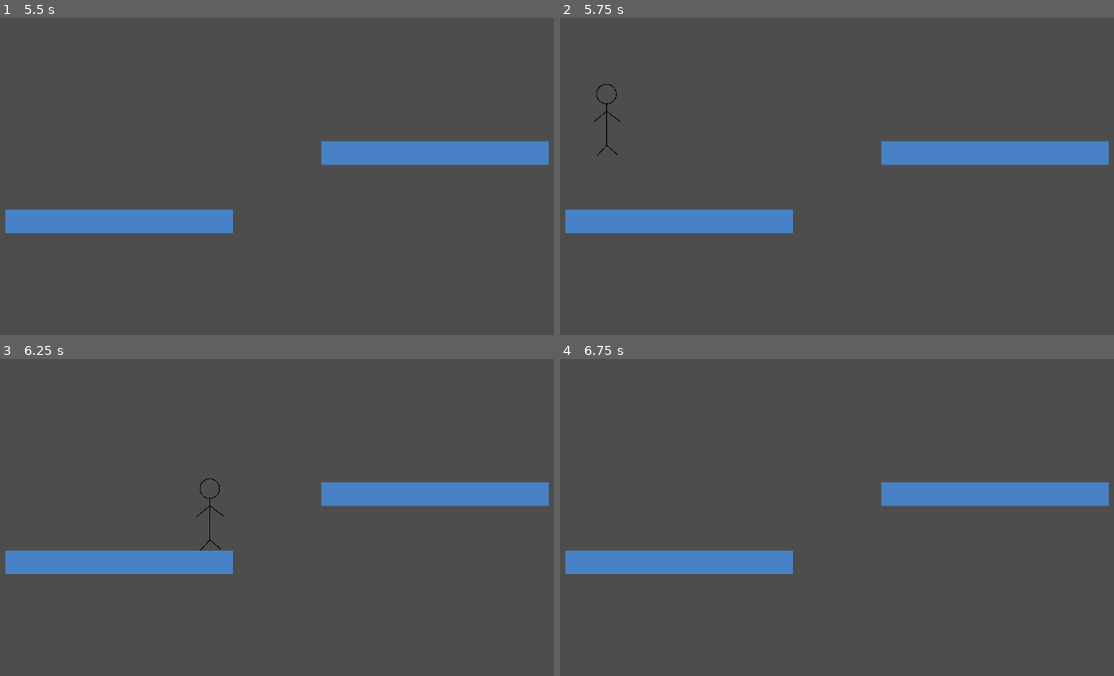
Above: before the commit, frames 1-4 (two rows, left to right).
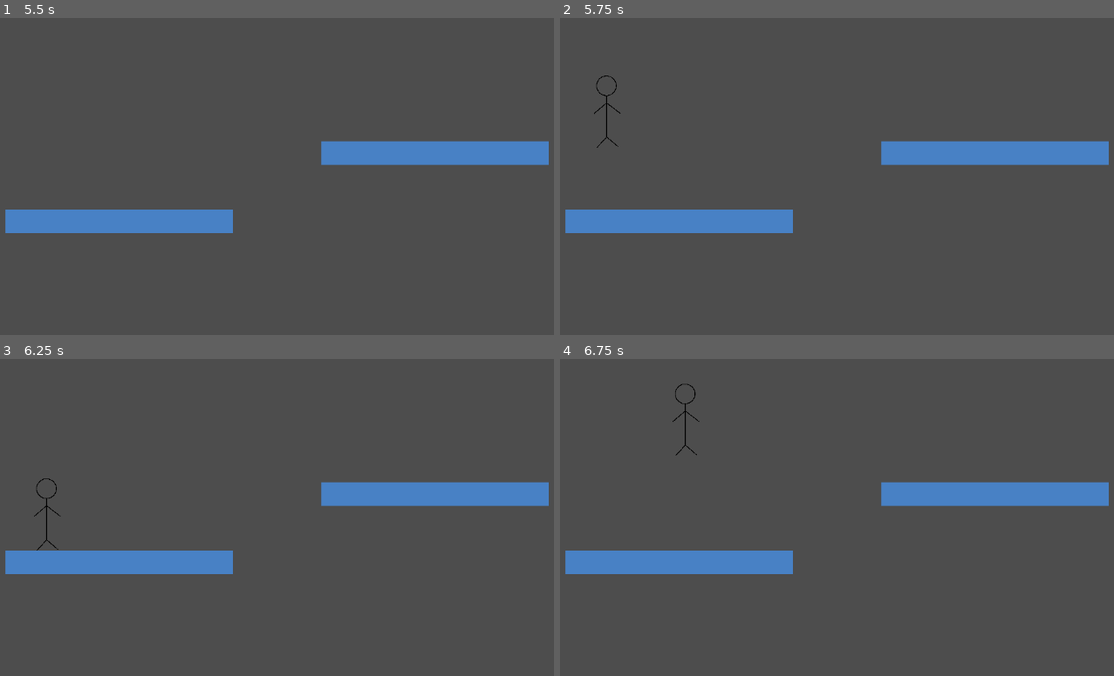
Above: after the commit, the same moments.

Repository: JuvenalSantiso/GameJam_TIRO
Game: Godot game, scene res://ui/main_menu.tscn
Same seed, same stepped clock (60 frames per second), same inputs: the game is played once before the commit and once after it.
Inputs:
- Up to frame 1 (5.5 s): click "Time Is Running Out" at 0.5 s; tap Enter at 1.25, 4.25 s; hold D (right) 1.28-2.78 s; tap Space (jump) at 1.35, 1.52, 1.82, 2.1, 2.27, 2.57, 2.85, 3.5, 3.6, 3.77, 4.07, 4.35, 4.52, 4.82, 5, 5.1, 5.27 s; hold A (left) 2.78-3.53 s; hold D (right) 3.53-5.03 s; hold A (left) from 5.03 s (still down)
- Up to frame 2 (5.75 s): keep holding A (left); tap Space (jump) at 5.57 s
- Up to frame 3 (6.25 s): release A (left) at 5.78 s; hold D (right) from 5.78 s (still down); tap Space (jump) at 5.85 s
- Up to frame 4 (6.75 s): release D (right) at 6.53 s; hold A (left) from 6.53 s (still down); tap Space (jump) at 6.6 s

Frame 1 is identical in both runs. In frame 2, 0.1% of the frame differs, in the area x 6-11%, y 18-44%; in frame 3, 0.2%, in the area x 6-41%, y 37-61%; in frame 4, less than 0.1%.

Commit message:
Fix la pila

Diff:
--- a/player/scripts/Actions.gd
+++ b/player/scripts/Actions.gd
@@ -9,6 +9,8 @@
 	var elapsed_time: float
 	var delta: float
 
+
+
 func capture_input(action: String, delta: float):
 	elapsed_time += delta
 
--- a/player/scripts/player.gd
+++ b/player/scripts/player.gd
@@ -5,6 +5,9 @@
 
 const SPEED = 300.0
 const JUMP_VELOCITY = -600.0
+
+var savedActions : Array[ActionFrame] = []
+var death = false
 
 # Get the gravity from the project settings to be synced with RigidBody nodes.
 var gravity = ProjectSettings.get_setting("physics/2d/default_gravity")
@@ -48,28 +51,50 @@
 	death_timer.start()
 
 func _physics_process(delta):
+	if (!death):
+		read_from_player(delta)
+	else:
+		read_from_buffer(delta)
+
+	move_and_slide()
+
+func read_from_player(delta) -> void:
+	var newFrameAction : ActionFrame = ActionFrame.new()
+
 	if not is_on_floor():
 		velocity.y += gravity * delta
 
 	if Input.is_action_just_pressed("jump") and is_on_floor():
-		buffer_actions.capture_input("jump", delta)
+		newFrameAction.Jump = true
 		velocity.y = JUMP_VELOCITY
 
 	var direction = Input.get_axis("left", "right")
-	if direction < 0:
-		buffer_actions.capture_input("left", delta)
-	if direction > 0:
-		buffer_actions.capture_input("right", delta)
+	newFrameAction.Move = direction
+
+	savedActions.append(newFrameAction)
 
 	if direction:
 		velocity.x = direction * SPEED
 	else:
 		velocity.x = move_toward(velocity.x, 0, SPEED)
 
-	move_and_slide()
-
+func read_from_buffer(delta) -> void:
+	var actionframe = savedActions.pop_front()
+	if actionframe != null:
+		velocity.y += gravity * delta
+		if actionframe.Jump:
+			velocity.y = JUMP_VELOCITY
+		var direction = actionframe.Move
+		if direction:
+			velocity.x = direction * SPEED
+		else:
+			velocity.x = move_toward(velocity.x, 0, SPEED)
 
 func _on_death_timer_timeout():
 	reset_player()
-	death_timer.start()
-	replay_actions()
+	death = true
+
+
+class ActionFrame:
+	var Move: float = 0
+	var Jump: bool = false
